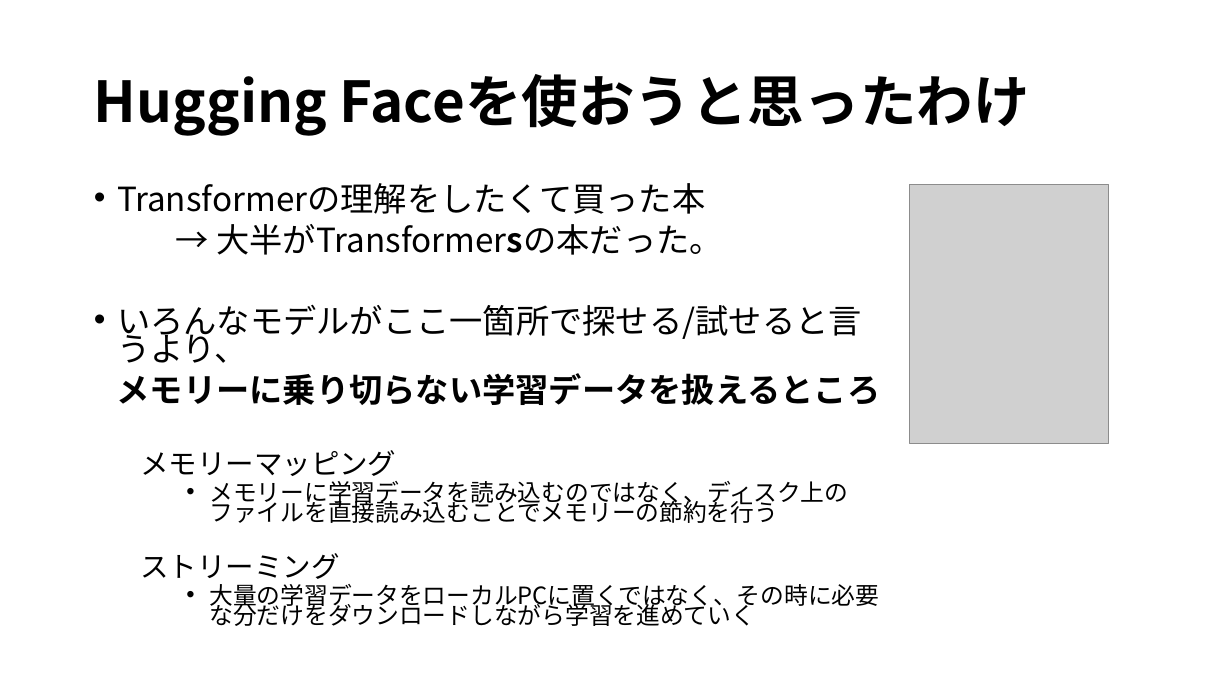
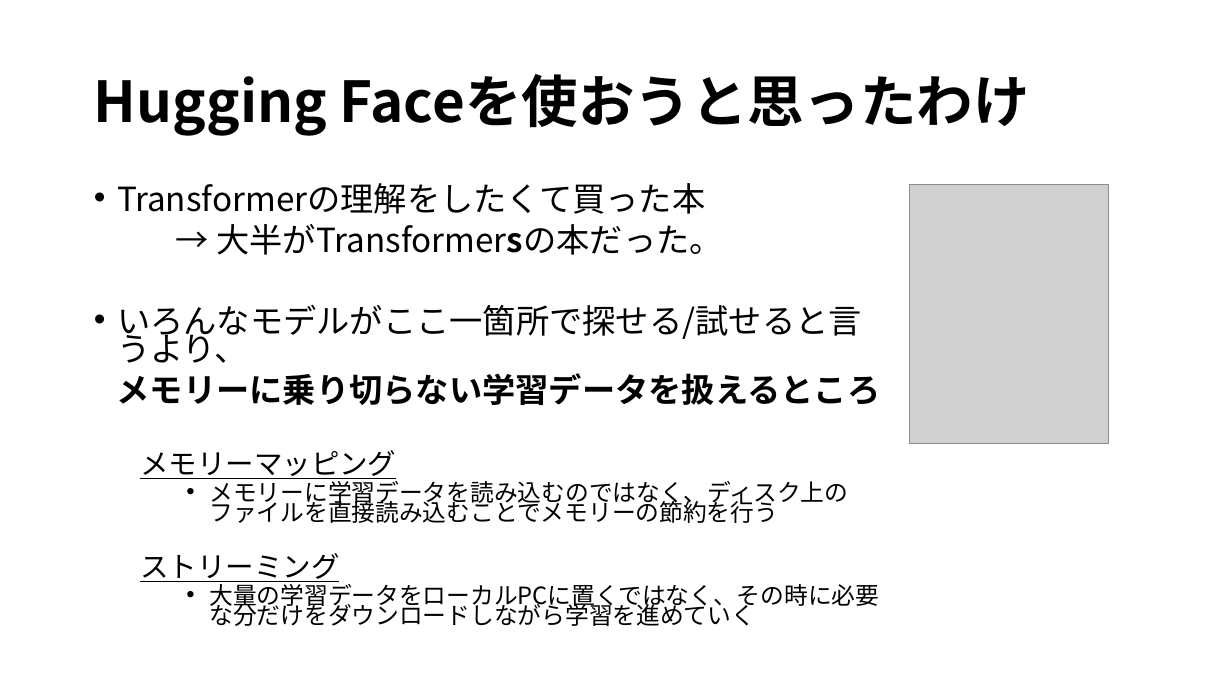
Before and after one commit to ikedachin/study_huggingface, a slide deck: slide 5 of huggingface 勉強会資料.pptx. Drawn at 1232x693 pixels with LibreOffice and Linux fonts; fonts in the diff are those of the drawing; grey boxes stand for pictures. Boxes give left, top, right and bottom in pixels: in the first picture for what was removed or moved away, otherwise in the second. Text is boxed around its words. In the diff, an @@ line names an element or a change of style, - is before the commit and + after.

```diff
--- a/huggingface 勉強会資料.pptx
+++ b/huggingface 勉強会資料.pptx
@@ text at (140,450,396,582): underline on in "メモリーマッピング", "ストリーミング" @@
```
Also in this commit, not shown: 4 other slides changed, 1 slide added, 1 other file.
